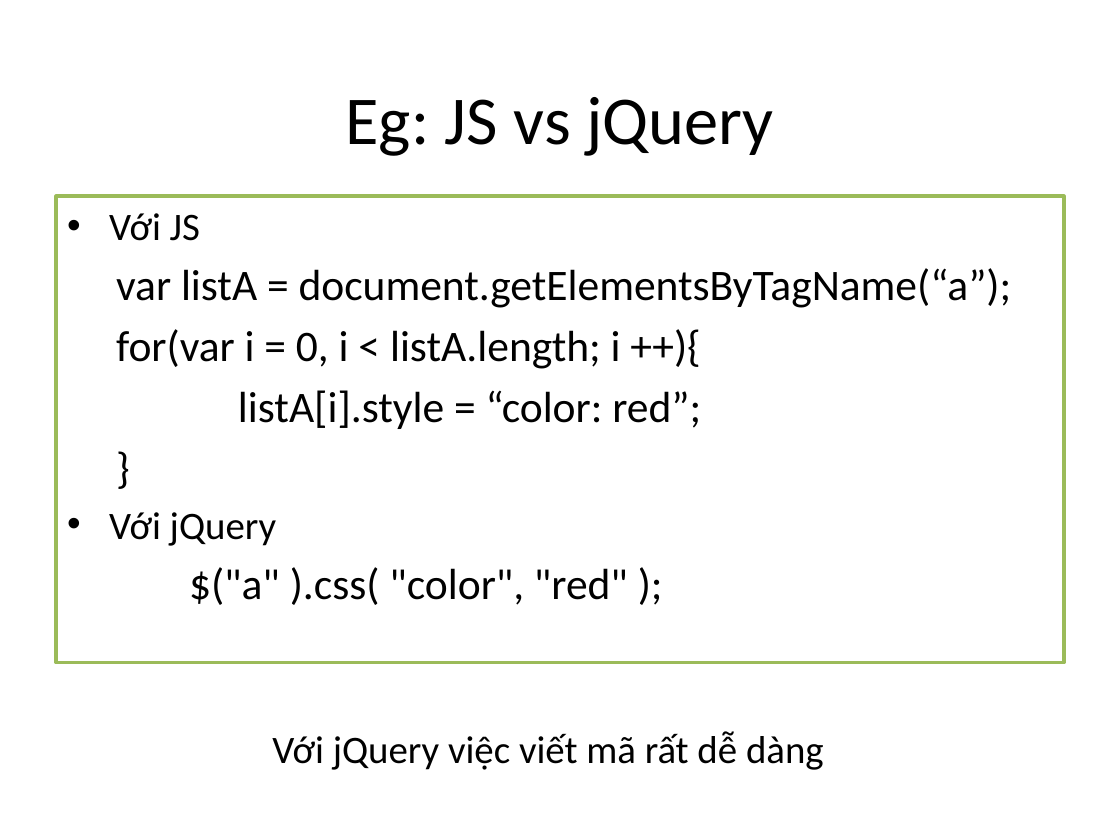
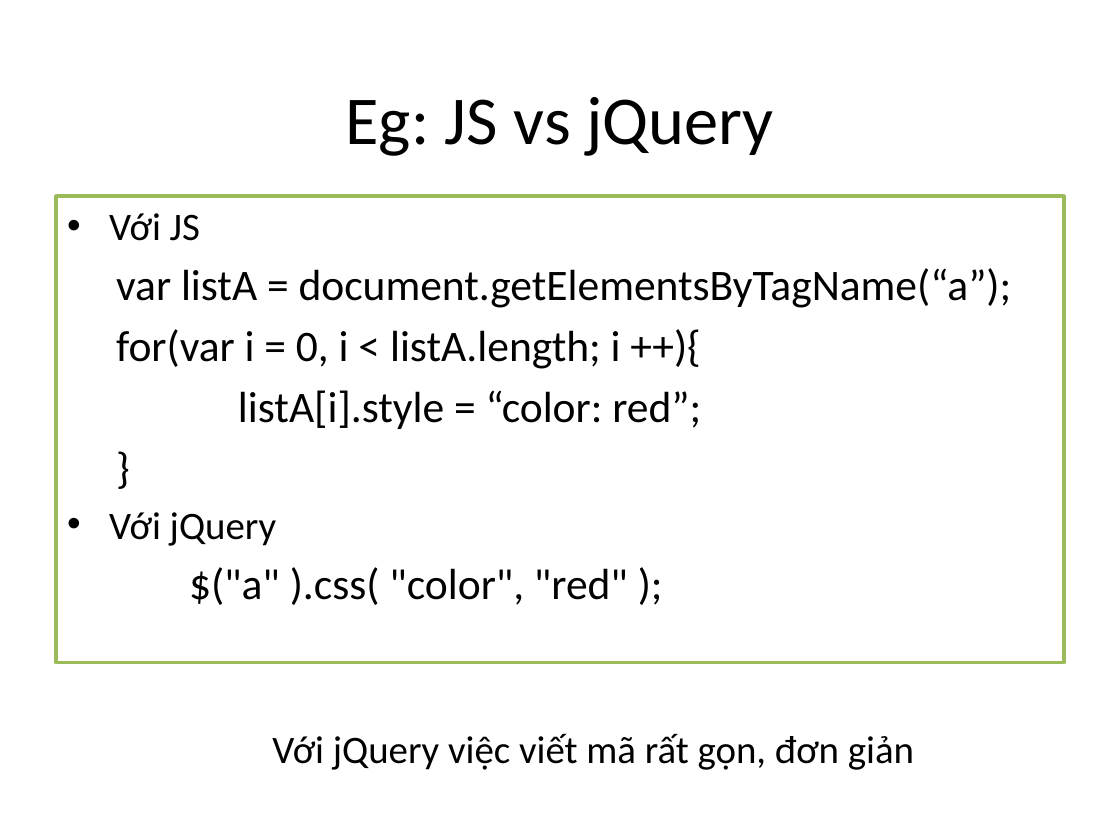
Before and after one commit to phithanh97cs/T3H, a slide deck: slide 6 of Front-end/5. jQuery vs JS/jQuery.pptx (slide 3 before the commit). Drawn at 1120x840 pixels with LibreOffice and Linux fonts; fonts in the diff are those of the drawing. Boxes give left, top, right and bottom in pixels: in the first picture for what was removed or moved away, otherwise in the second. Text is boxed around its words. In the diff, an @@ line names an element or a change of style, - is before the commit and + after.

Commit message:
add slide

```diff
--- a/Front-end/5. jQuery vs JS/jQuery.pptx
+++ b/Front-end/5. jQuery vs JS/jQuery.pptx
@@ text at (x1=272, y1=733, x2=914, y2=770): text changed @@
-Với jQuery việc viết mã rất dễ dàng
+Với jQuery việc viết mã rất gọn, đơn giản
```
Also in this commit, not shown: 1 other slide changed, 18 slides added, 5 other files.
